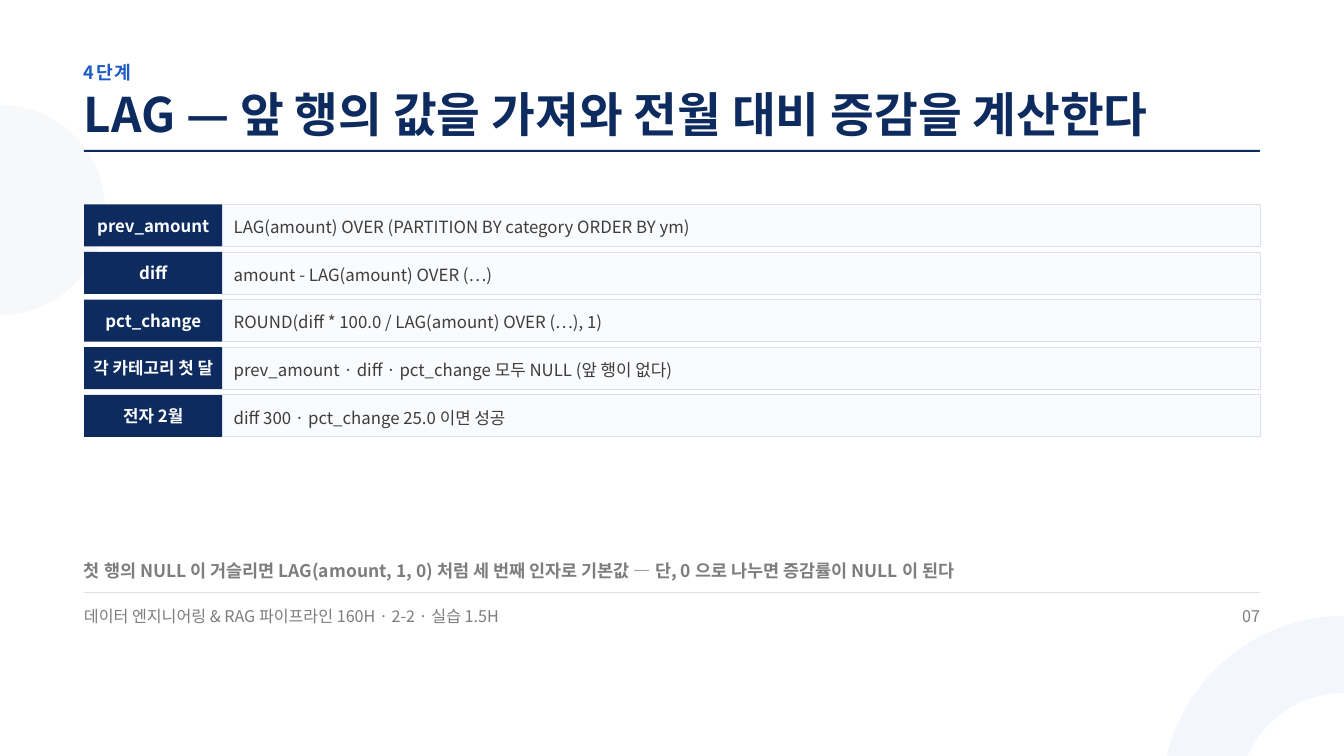
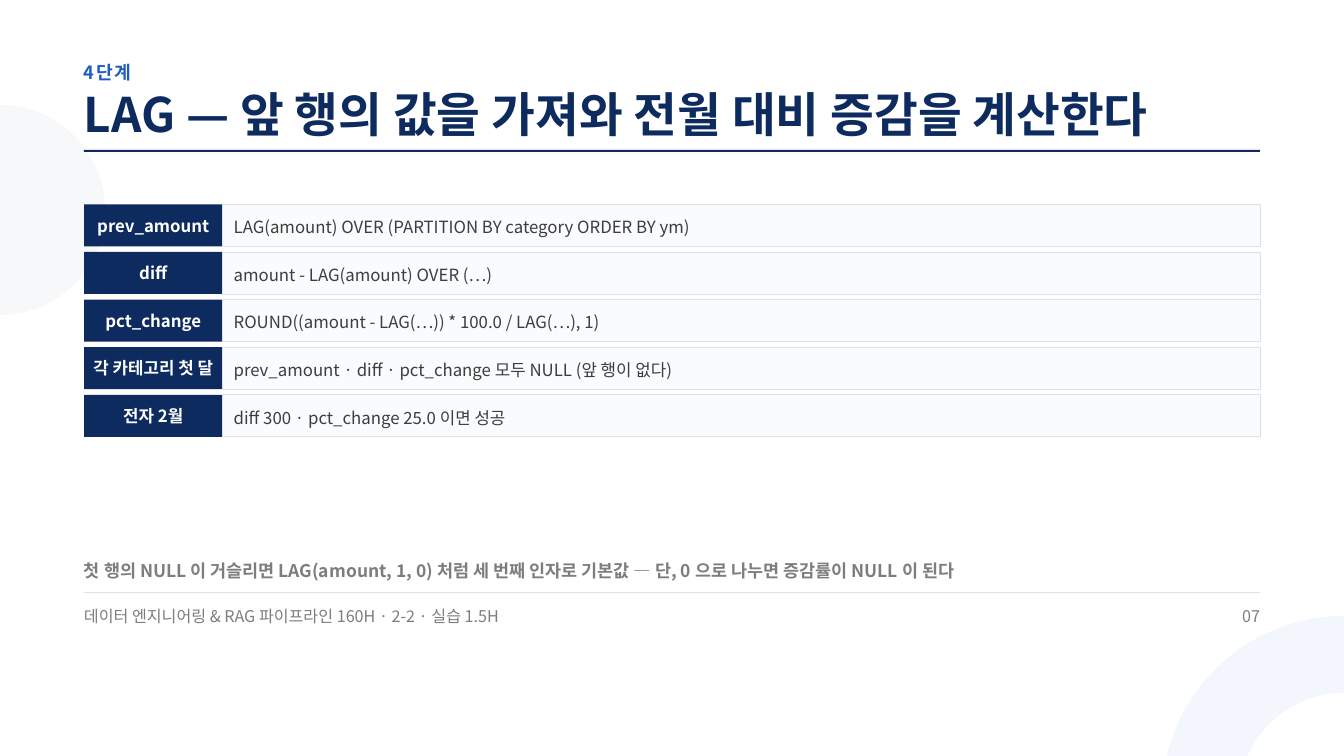
Before and after one commit to aebonlee/materials, a slide deck: slide 7 of data-eng/decks/w2d2s3.pptx. Drawn at 1344x756 pixels with LibreOffice and Linux fonts; fonts in the diff are those of the drawing. Boxes give left, top, right and bottom in pixels: in the first picture for what was removed or moved away, otherwise in the second. Text is boxed around its words. In the diff, an @@ line names an element or a change of style, - is before the commit and + after.

```diff
--- a/data-eng/decks/w2d2s3.pptx
+++ b/data-eng/decks/w2d2s3.pptx
@@ text at box(234, 314, 599, 331): text changed @@
-ROUND(diff * 100.0 / LAG(amount) OVER (…), 1)
+ROUND((amount - LAG(…)) * 100.0 / LAG(…), 1)
```
Also in this commit, not shown: 4 other slides changed, 9 other files.
